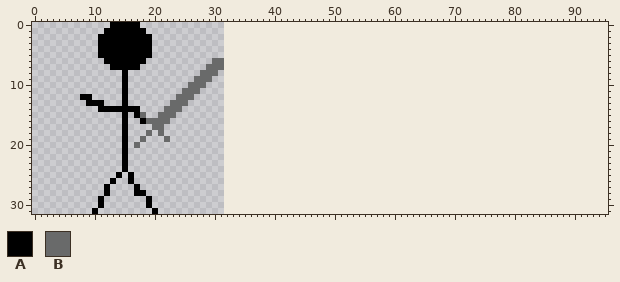
One commit to this pixel-art file: cppGame03/assets/knight.ase. Above: the version before the commit.
32x32 pixels, 1 frame. The old version is drawn lined up with the new one, on the new canvas.
Palette (. is transparent): A #000000  B #696a6a
Pixels before (only the part around the change), first column x 13:
 0 AAAAA..............................................................................
 1 AAAAAA.............................................................................
 2 AAAAAAA............................................................................
 3 AAAAAAA............................................................................
 4 AAAAAAA............................................................................
 5 AAAAAAA............................................................................
 6 AAAAAA...........BB................................................................
 7 AAAAA...........BBB................................................................
 8 ..A............BBB.................................................................
 9 ..A...........BBB..................................................................
10 ..A..........BBB...................................................................
11 ..A.........BBB....................................................................
12 ..A........BBB.....................................................................
13 ..A.......BBB......................................................................
14 AAAAA....BBB.......................................................................
15 ..A.AB..BBB........................................................................
16 ..A..ABBBB.........................................................................
17 ..A....BB..........................................................................
18 ..A...B.B..........................................................................
19 ..A..B...B.........................................................................
20 ..A.B..............................................................................
21 ..A................................................................................
22 ..A................................................................................
23 ..A................................................................................
24 ..A................................................................................
25 .A.A...............................................................................
26 A..A...............................................................................
27 ....A..............................................................................
28 ....AA.............................................................................
29 ......A............................................................................
30 ......A............................................................................
31 .......A...........................................................................
And afterwards:
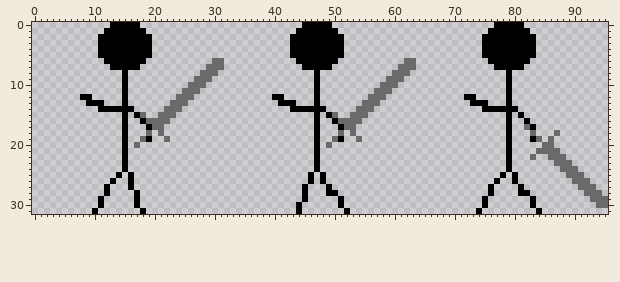
The exact change:
canvas 32x32 -> 96x32
Changed rows in their new state; - is an unchanged pixel.
first column x 16:
 0 -----------------------------AAAAA---------------------------AAAAA--------------
 1 ----------------------------AAAAAAA-------------------------AAAAAAA-------------
 2 ---------------------------AAAAAAAAA-----------------------AAAAAAAAA------------
 3 ---------------------------AAAAAAAAA-----------------------AAAAAAAAA------------
 4 ---------------------------AAAAAAAAA-----------------------AAAAAAAAA------------
 5 ---------------------------AAAAAAAAA-----------------------AAAAAAAAA------------
 6 ----------------------------AAAAAAA-----------BB------------AAAAAAA-------------
 7 -----------------------------AAAAA-----------BBB-------------AAAAA--------------
 8 -------------------------------A------------BBB----------------A----------------
 9 -------------------------------A-----------BBB-----------------A----------------
10 -------------------------------A----------BBB------------------A----------------
11 -------------------------------A---------BBB-------------------A----------------
12 ------------------------AA-----A--------BBB-------------AA-----A----------------
13 -------------------------AAA---A-------BBB---------------AAA---A----------------
14 -.-------------------------AAAAAA-----BBB------------------AAAAAA---------------
15 -------------------------------A-AB--BBB-----------------------A-A--------------
16 -------------------------------A--ABBBB------------------------A--A-------------
17 ---A---------------------------A---ABB-------------------------A--BA------------
18 -------------------------------A---B-B-------------------------A---B---B--------
19 ---A---------------------------A--BA--B------------------------A---AB-B---------
20 -------------------------------A-B-----------------------------A-----BB---------
21 -------------------------------A-------------------------------A----BBBB--------
22 -------------------------------A-------------------------------A---B--BBB-------
23 -------------------------------A-------------------------------A-------BBB------
24 -------------------------------A-------------------------------A--------BBB-----
25 ------------------------------A-A-----------------------------A-A--------BBB----
26 ------------------------------A-A----------------------------A--A---------BBB---
27 A.---------------------------A---A--------------------------A----A---------BBB--
28 --.--------------------------A---AA-------------------------A----AA---------BBB-
29 -A-.-------------------------A-----A-----------------------A-------A---------BBB
30 -A-.------------------------A------A-----------------------A-------A----------BB
31 --A-.-----------------------A-------A---------------------A---------A-----------
